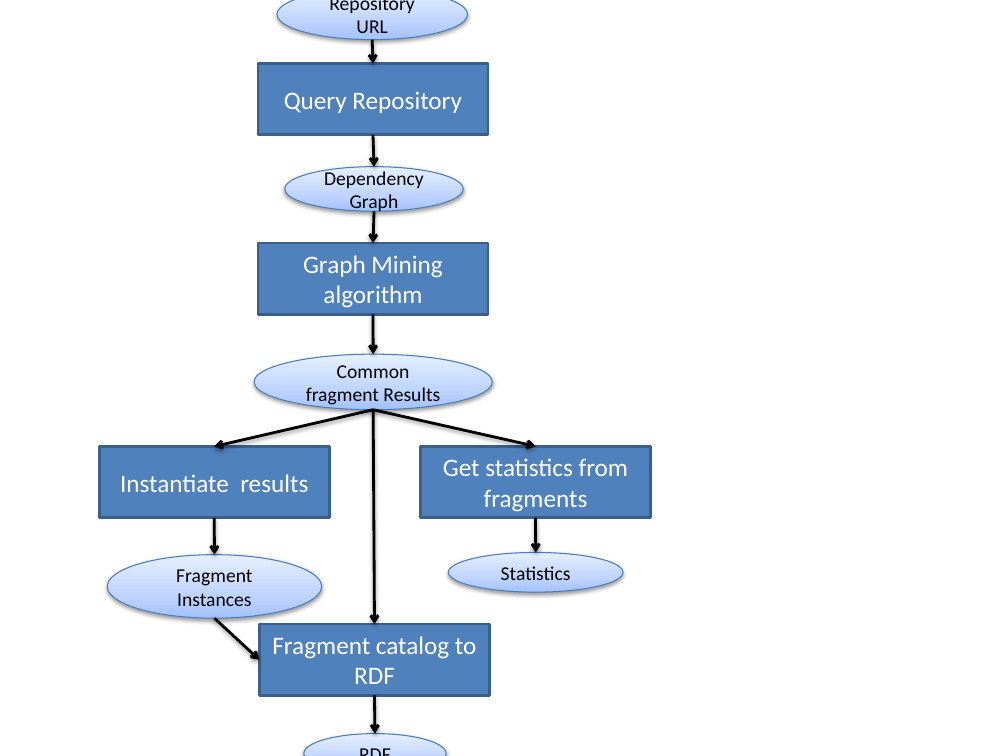
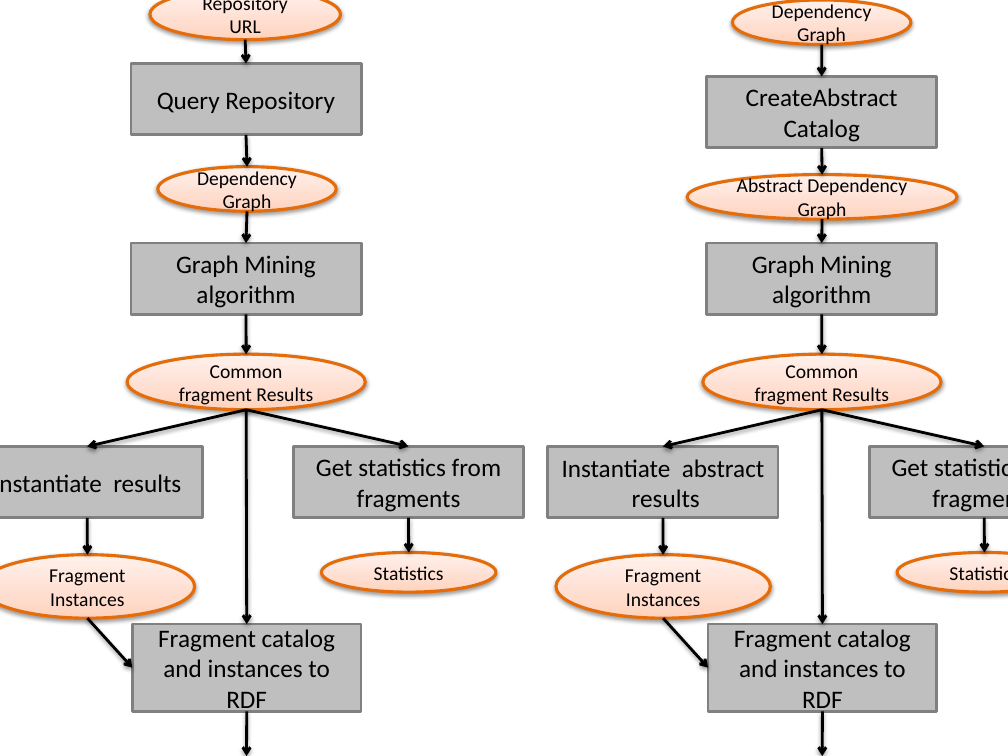
Before and after one commit to dgarijo/FragFlow, a slide deck: slide 1 of doc/Figures.pptx. Drawn at 1008x756 pixels with LibreOffice and Linux fonts; fonts in the diff are those of the drawing. Boxes give left, top, right and bottom in pixels: in the first picture for what was removed or moved away, otherwise in the second. Text is boxed around its words. In the diff, an @@ line names an element or a change of style, - is before the commit and + after.

```diff
--- a/doc/Figures.pptx
+++ b/doc/Figures.pptx
@@ group added at (548,0,1008,756): 11 arrows, 5 ellipses, 5 rectangles @@
+Dependency Graph
+Graph Mining algorithm
+Common fragment Results
+Fragment catalog and instances to RDF
+Get statistics from fragments
+Statistics
+Instantiate abstract
+results
+Fragment Instances
+CreateAbstract
+Catalog
+Abstract Dependency Graph
@@ text colour #FFFFFF to #000000; fill #4F81BD to #BFBFBF; outline #3A5F8C 2 pt to #808080 2 pt in 4 elements at (131,64,361,135), (131,243,361,314), (293,447,523,518), (0,447,202,518) @@
@@ 9 arrows, 5 ellipses, 4 rectangles: place and size @@
-9 arrows, 5 ellipses, 4 rectangles at (99,0,650,624)
+9 arrows, 5 ellipses, 4 rectangles at (0,0,523,624)
@@ fill gradient #A4C4FF to #BFD4FF to #E6EEFF to gradient #FFD2BD to #FFDED0 to #FFF2ED; outline #4B7EBC 0.75 pt to #E46C0A 2.25 pt in 5 elements at (150,0,341,39), (158,166,337,211), (127,354,365,409), (322,552,496,592), (0,554,195,618) @@
@@ arrow moved from (215, 618) - (259, 660) to (88, 618) - (132, 667) @@
@@ rectangle "Fragment catalog and instances to ...": place and size @@
-rectangle "Fragment catalog and instances to ..." at (259,624,489,696)
+rectangle "Fragment catalog and instances to ..." at (132,624,361,712)
@@ rectangle "Fragment catalog and instances to ..." at (132,624,361,712): fill #4F81BD to #BFBFBF; outline #3A5F8C 2 pt to #808080 2 pt @@
@@ text in rectangle at (158,629,335,714): text changed; text colour #FFFFFF to #000000 @@
-Fragment catalog to RDF
+Fragment catalog and instances to RDF
@@ arrow moved from (374, 696) - (375, 734) to (247, 712) - (247, 756) @@
@@ ellipse removed at (303,734,446,756) @@
-RDF
```
Also in this commit, not shown: 1 slide added, 1 other file.
